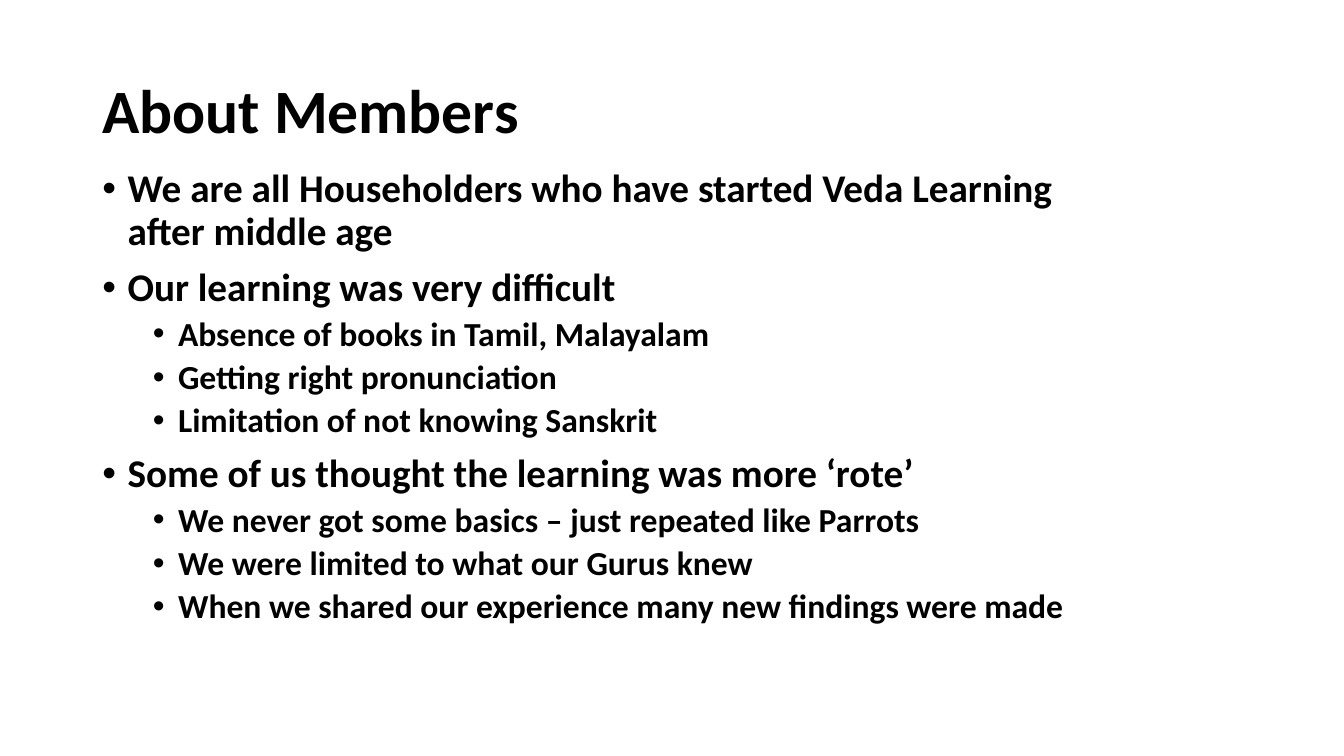
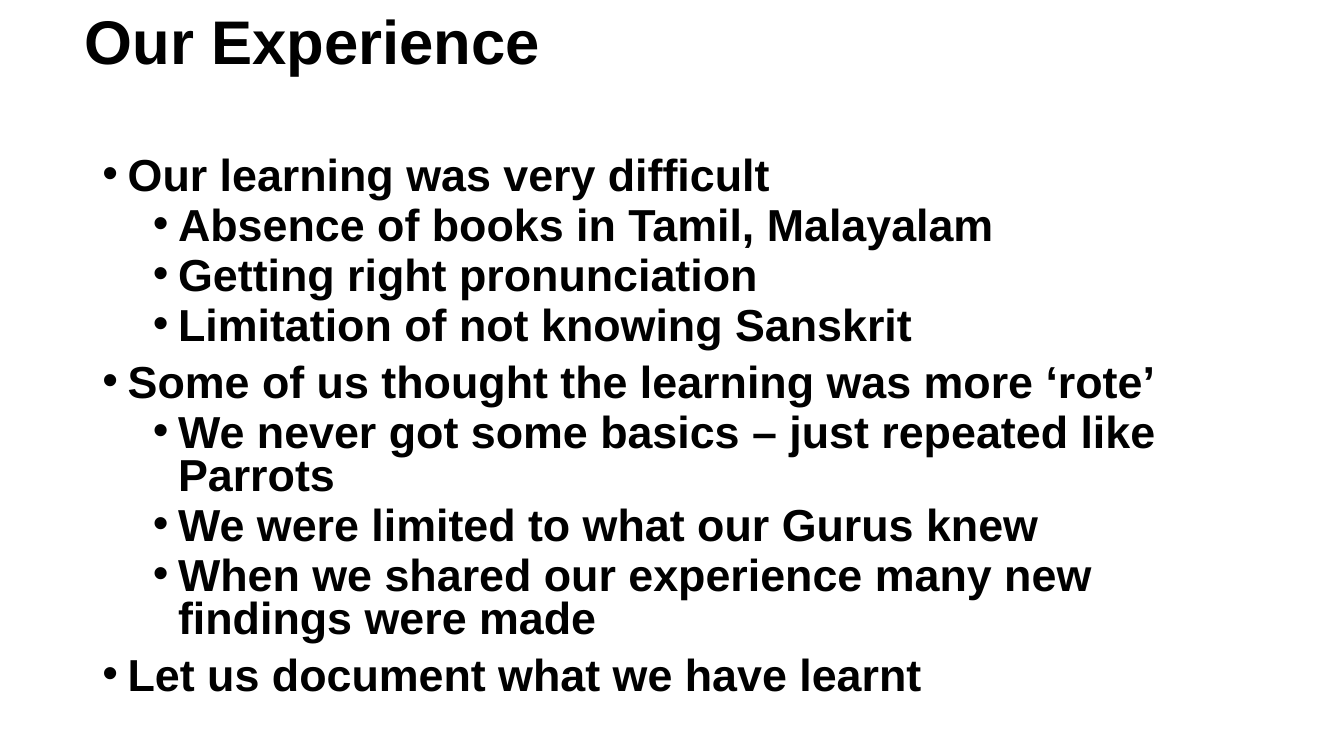
Before and after one commit to KYVeda/texts, a slide deck: slide 2 of Veda Lectures/Veda VMS Lectures Intro.pptx. Drawn at 1344x756 pixels with LibreOffice and Linux fonts; fonts in the diff are those of the drawing. Boxes give left, top, right and bottom in pixels: in the first picture for what was removed or moved away, otherwise in the second. Text is boxed around its words. In the diff, an @@ line names an element or a change of style, - is before the commit and + after.

```diff
--- a/Veda Lectures/Veda VMS Lectures Intro.pptx
+++ b/Veda Lectures/Veda VMS Lectures Intro.pptx
@@ title at (85,19,539,75): text changed; font Calibri to Arial @@
-About Members
+Our Experience
@@ text "Our learning was very difficult": place and size @@
-text "Our learning was very difficult" at (128,174,1063,624)
+text "Our learning was very difficult" at (128,158,1156,692)
@@ text at (128,174,1052,252): paragraph removed @@
-• We are all Householders who have started Veda Learning
-  after middle age
@@ text at (128,158,1156,643): size 28 to 32 pt in "Our learning was very difficult", "Some of us thought the learning was ..."; font Calibri to Arial; size 24 to 32 pt in "Absence of books in Tamil, Malayalam", "Getting right pronunciation", "Limitation of not knowing Sanskrit", "We never got some basics – just ..." and 2 more places; line spacing 0.9 to 0.8 @@
@@ text at (128,658,921,692): paragraph added @@
+• Let us document what we have learnt
```
Also in this commit, not shown: 5 other slides changed, 1 slide added, 3 slides removed, 8 other files.
